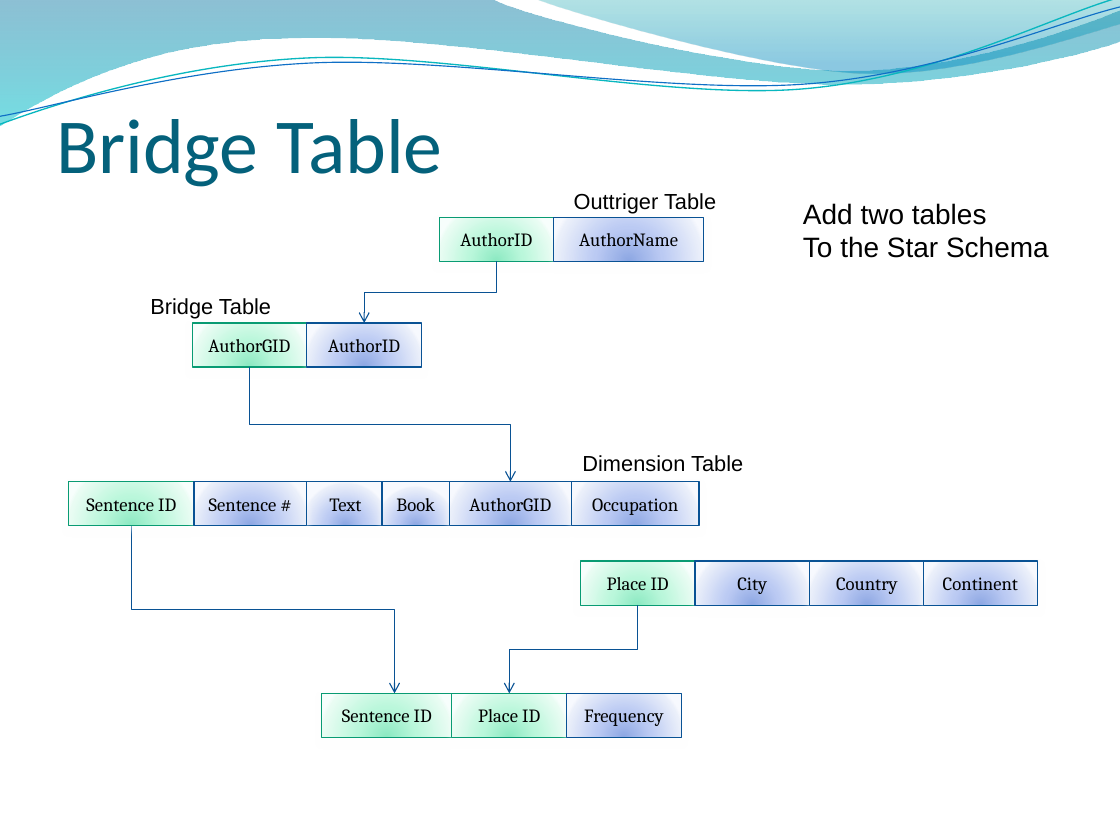
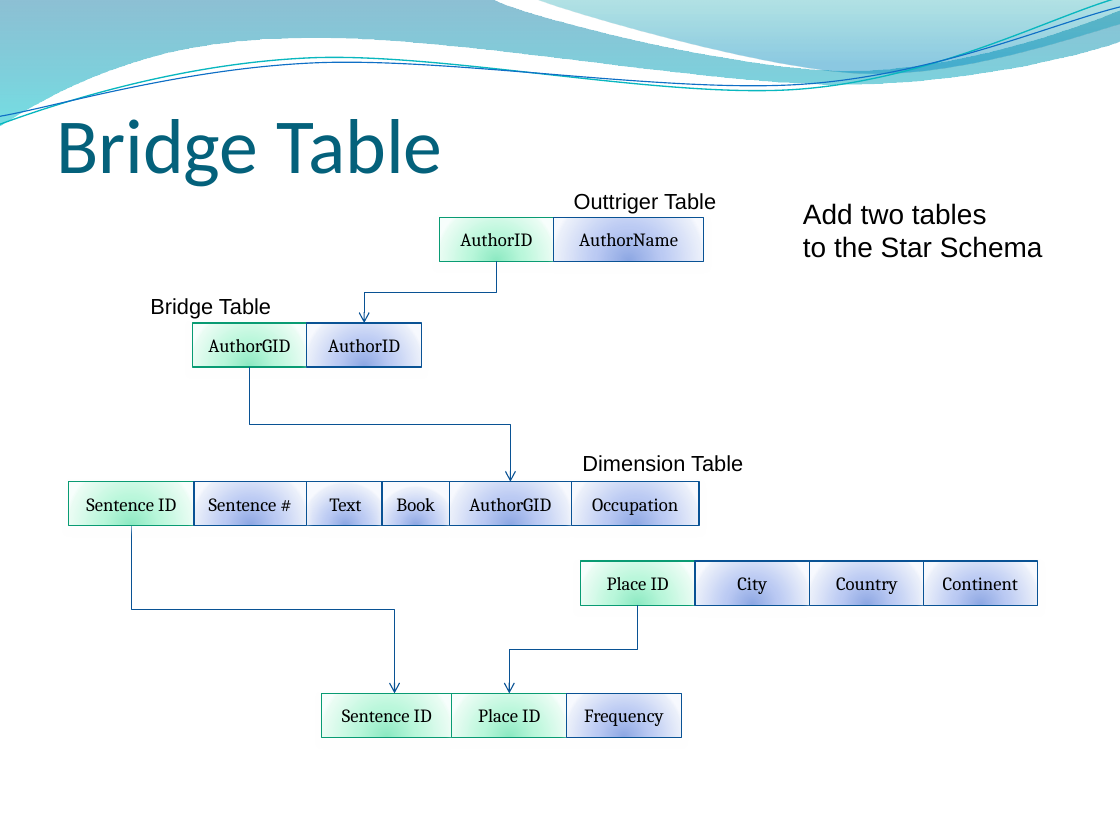
Before and after one commit to edvelezg/unb-dw, a slide deck: slide 25 of project/Presentation/Datawarehousing.pptm. Drawn at 1120x840 pixels with LibreOffice and Linux fonts; fonts in the diff are those of the drawing; background and template pictures are left out. Boxes give left, top, right and bottom in pixels: in the first picture for what was removed or moved away, otherwise in the second. Text is boxed around its words. In the diff, an @@ line names an element or a change of style, - is before the commit and + after.

```diff
--- a/project/Presentation/Datawarehousing.pptm
+++ b/project/Presentation/Datawarehousing.pptm
@@ text at (803,236,1043,258): text changed @@
-To the Star Schema
+to the Star Schema
```
Also in this commit, not shown: 4 other slides changed.
